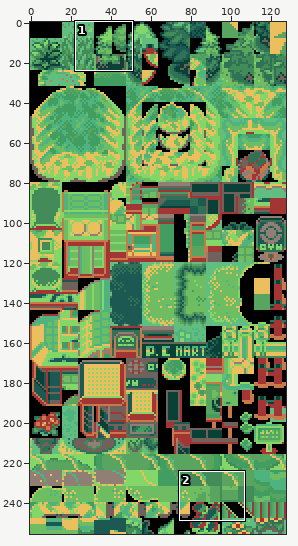
One commit to this sprite sheet: data/tilesets/primary/general/tiles.png. Above: a wide view before the commit, with the close-up outlined.
Close-up. Earlier state:
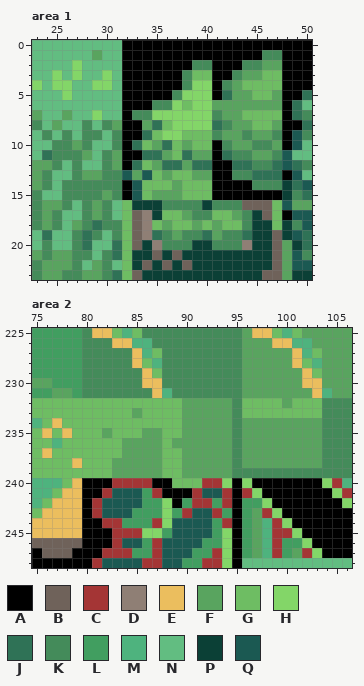
The file is 128x256 pixels. Shown: area 1: x 23..50, y 0..23; area 2: x 75..106, y 225..248.
Palette (. is transparent): A #000000  B #6f625a  C #a43535  D #8f7f75  E #ebbe5e  F #59a45f  G #6ebd63  H #83d668  J #2f7256  K #448b5a  L #419e60  M #4eb37e  N #62bd81  P #0b4036  Q #1b5952
Pixels before, area 1, first column x 23:
 0 NNNNNNNNNAAAAAAAAAAAAAAAAAAA
 1 NNNNNNFNNAAAAAAAAAAAAAAKKAAA
 2 NNNNHNNNNAAAAAAAKKAAAKKFFAAA
 3 NNHNHNNHNAAAAAAKGGAAKFFGGAAA
 4 HNHHNNHHNAAAAAAKHHAKFGGGGAAA
 5 NNNHNNNNNAAAAAKHHHAJFFGGFAAJ
 6 NNNNNNNNNAAAKKHGHHFFFFFFFAJN
 7 FNNFNNHNNAKKHHHHHHKFFGGGGAJK
 8 KNFNNKNKFAAFJGHHHHJKFFGGFAAJ
 9 NKNKNKKNKAAJGHHGGGKFFKFFKAQK
10 NNKKFKNNKAJGFJGFGGAKFFKKFAQN
11 NJKKKFNKFAAJJFGJFFAJKKFFKQNN
12 FFKNKNNKFAJGFJJFJJAAJJKKJQJK
13 FKNNKFFKKQFQGFGGFFAAKKJJJAQN
14 FKNKKKKKKAQGGGFGGGAAAAKKKPJQ
15 KNNKKKKFKAQGFFFGGGAAAAAAAPKJ
16 KFFKNKFKNGPPPKKKKPKKKBBBGQFF
17 KFKNNKFKNGBDPGGFKKGGFKPBGAQQ
18 KFKNFKJKKGBDGFGGFGFGGKPPGPKQ
19 NJNNKJKNKGBDJKFKKJFKKJPPBPQJ
20 NKNNKJNNJGBPDKKKPPKKKDPPBFPJ
21 FKFFKKNKJGPPBPBPPPPPPPPPBFQK
22 KFFFKNFKNGPBPBPBPPPPPPPPBFQQ
23 KFFKKFFKJGBPPPPPPPPPPPPBBFPP
Pixels before, area 2, first column x 75:
225 LLLLLKEEGMGKKKKKKKKKKFEEGMGFFFFF
226 LLLLLKKKEEMMKKKKKKKKKFFFEEMMFFFF
227 LLLLLKKKKKEMGKKKKKKKKFFFFFEMGFFF
228 LLLLLKKKKKEGMKKKKKKKKFFFFFEGMFFF
229 LLLLLKKKKKKEGKKKKKKKKFFFFFFEGFFF
230 FFLLLKKKKKKEEKKKKKKKKFFFFFFEEFFF
231 LLFFLKKKKKKKEMKKKKKKKFFFFFFFEMFF
232 GGGGGGGGGGGGGGGFFFFFKGGGGFGGGKKK
233 GGGGGGGGGGFGGGGFFFFFKGGGGGGGGKKK
234 MGEGGGGGGGGGGGGFFFFFKFFFFFFFFKKK
235 GEGEGGGFGGGFFGGFFFFFKFFFFFFFFKKK
236 GGMGGGGGGFFFFGFFFFFFKFFFFFFFFKKK
237 GEGGGGGGGFFFFGGFFFFFKFFFFFFFFKKK
238 GGGGEGGGFFFFFGGFFFFFKFFFFFFFFKKK
239 GGGGGGGGFFFFFGGFFFFFKKKKKKKKKKKK
240 MMMGEAAACCCCAAGGGCCHAHAAAAAAAHCM
241 MMGEEAACQQQLCAAACQQCACHAAAAAAAHC
242 MGEEEACQQQQLLHALCCLCALLHAAAAAAAH
243 GEEEEACQQQLLLHLCQQCLALFCHAAAAAAA
244 EEEEEAACCLLLCHQQQQLCALFMCHAAAAAA
245 EEEEEAAACCCHHLQQQQLHALFMCCHAAAAA
246 BBBBBAAACQQLCQQQQLLHALFMCLLHAAAA
247 ABBBAAACCCLLCQQQLLCHALFMCLFCHAAA
248 AAAAAACQQQQCCQQLLCCHANNNNNNNNNNN
The same view after the edit:
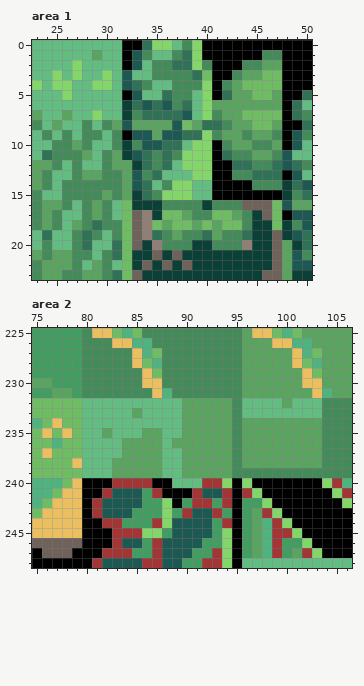
From old to new:
Area 1:
y 0: x 34..39 AAAAAA -> JHHNKH
y 1: x 33..39 AAAAAAA -> QKNNKJH
y 2: x 33..39 AAAAAAK -> QNKKJJH
y 3: x 32..37 AAAAAA -> QNNKKK; x 39 G -> J
y 4: x 32..37 AAAAAA -> QJKNNK; x 39 H -> K
y 5: x 33..36 AAAA -> QNNJ; x 38..39 HH -> KN
y 6: x 32..39 AAAKKHGH -> PJQJQKJN
y 7: x 32 A -> P; x 34..39 KHHHHH -> JJJJQN
y 8: x 32..33 AA -> QF; x 35..40 JGHHHH -> FFQGFJ
y 9: x 33..40 AJGHHGGG -> QQFQQJJH
y 10: x 32..35 AJGF -> PKQQ; x 37..40 GFGG -> JNHH
y 11: x 32..33 AA -> PQ; x 35..40 JFGJFF -> KJKHHH
y 12: x 32..35 AJGF -> FPJK; x 37..40 JFJJ -> NHHH
y 13: x 32..40 QFQGFGGFF -> FQKJNNNHH
y 14: x 32 A -> F; x 34..40 GGGFGGG -> JNKHHNN
y 15: x 32..40 AQGFFFGGG -> FPJKHHHNN
Area 2:
y 232: x 80..89 GGGGGGGGGG -> NNNNNNNNNN; x 96..99 GGGG -> NNNN; x 101..103 GGG -> NNN
y 233: x 80..84 GGGGG -> NNNNN; x 86..89 GGGG -> NNNN; x 96..103 GGGGGGGG -> NNNNNNNN
y 234: x 80..89 GGGGGGGGGG -> NNNNNNNNNN
y 235: x 80..81 GG -> NN; x 83..85 GGG -> NNN; x 88..89 GG -> NN
y 236: x 80..83 GGGG -> NNNN; x 88 G -> N
y 237: x 80..83 GGGG -> NNNN; x 88..89 GG -> NN
y 238..239: x 80..82 GGG -> NNN; x 88..89 GG -> NN
y 240: x 89..91 GGG -> NNN
Pixel boxes of the changes (left, top, right, bottom) in both close-ups:
changed: (122, 40, 212, 200)
changed: (82, 398, 202, 488)
changed: (242, 398, 322, 418)
